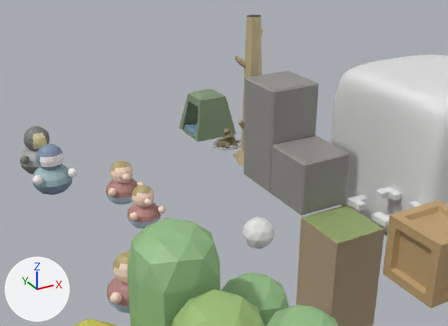
The FBX model Assets/Alubecki/Models/Blocks.fbx: old version first, new version second.
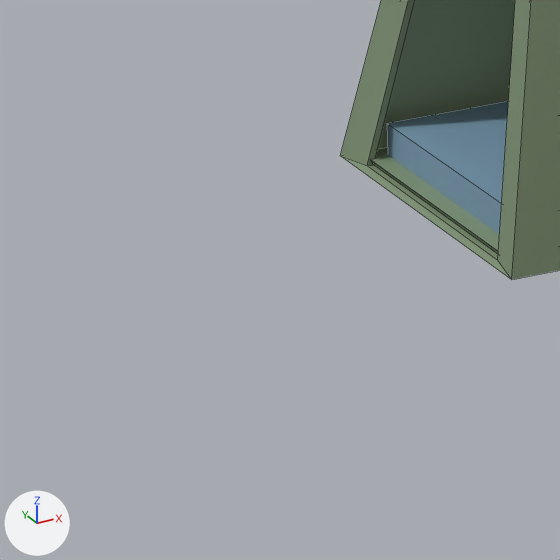
Old and new are each drawn from a camera (50 mm lens) standing at (-5.25, -6.18, 5.18) and looking at (0.83, 4.86, -0.34) and again close up on the part from 32% to 45% of the width and 34% to 53% of the height. Arrows for +X, +Y and +Z are at lower left; the lights stay in place. The close-ups show mesh edges as thin lines. Where no turn or scale is listed for an object, it has been applied to the vertices.

Objects in the first close-up: 'Tent'.
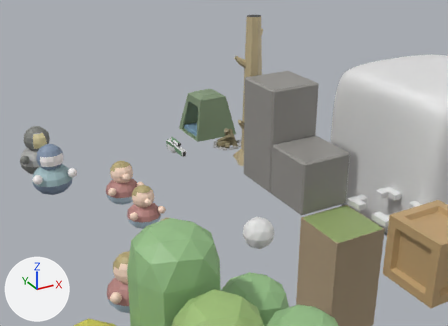
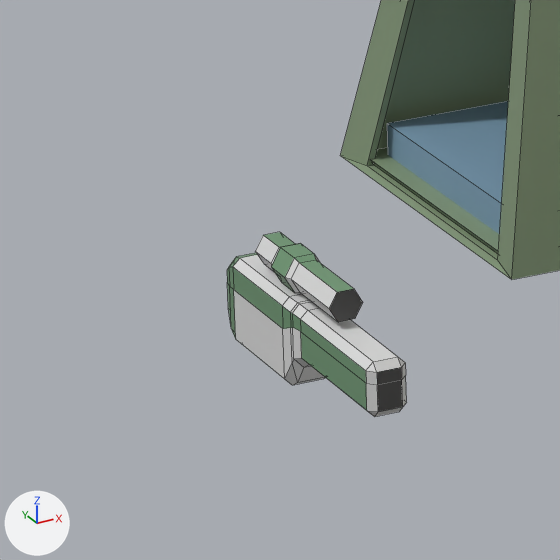
Location of each change, (x1, y1, x2, y2) in pixels of the close-ups (560 x 560 px):
'Blaster', added: after (227, 232, 406, 417)
    faces in mat_blaster1 (light grey #dedede): (233, 235, 406, 417)
    faces in mat_blaster2 (green #709874): (227, 232, 367, 410)
    faces in mat_blaster_hole (dark grey #4f4f4f): (329, 289, 403, 412)

The edits, one by one:
Material 'Blaster2' (mat_blaster2) is new.
Its base color is (0.163, 0.315, 0.175) (green #709874).
Material 'Blaster1' (mat_blaster1) is new.
Its base color is (0.729, 0.729, 0.729) (light grey #dedede).
Material 'Blaster.Hole' (mat_blaster_hole) is new.
Its base color is (0.0783, 0.0783, 0.0783) (dark grey #4f4f4f).
Mesh me_cube_009_1 is new.
It has 128 vertices, 126 faces and spans x -0.103..0.022, y -0.434..0.445, z -0.18..0.153.
Faces by material slot: [80, 42, 4].
It uses material mat_blaster1 (light grey #dedede).
It uses material mat_blaster2 (green #709874).
It uses material mat_blaster_hole (dark grey #4f4f4f).
Object 'Blaster' (ob_blaster) is new; it shows me_cube_009_1.
Its location is (0.0, 5.5, 0.0).
